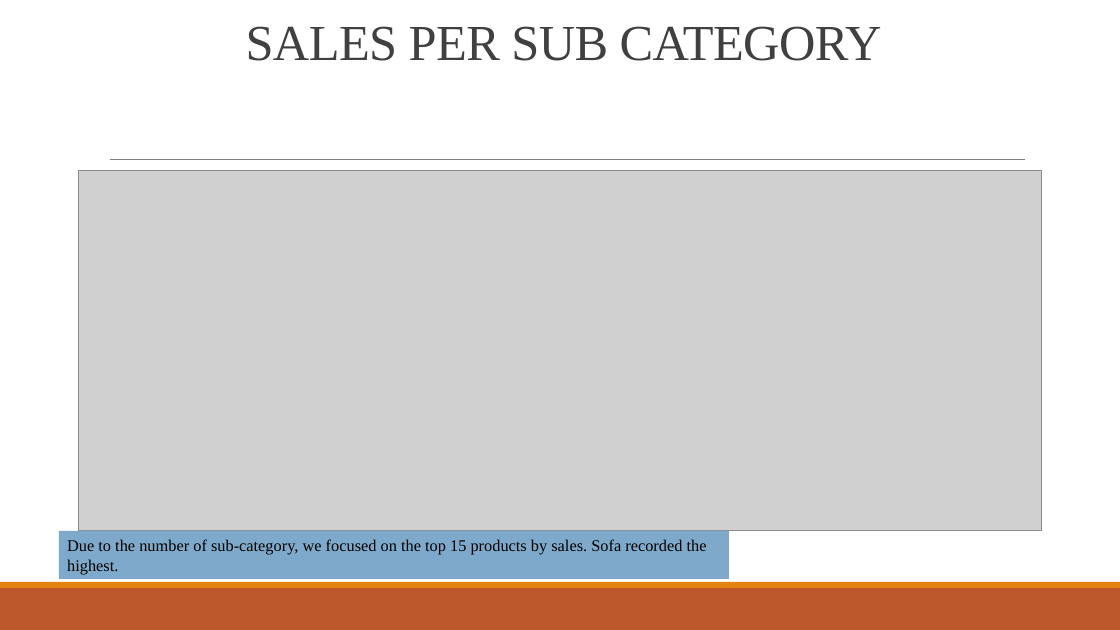
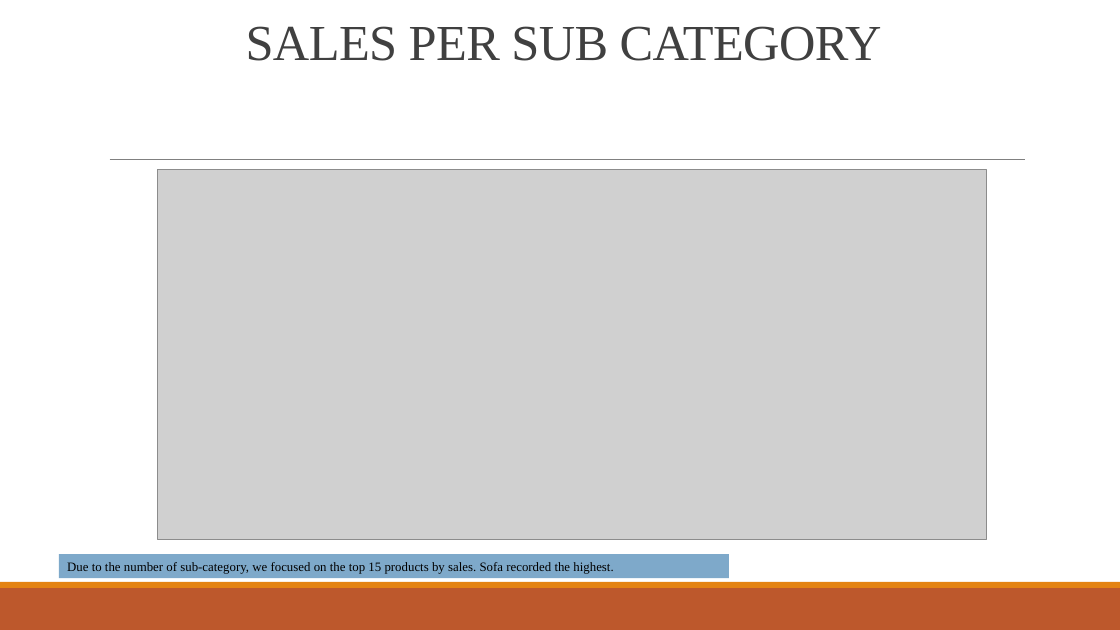
Before and after one commit to raphaelayerteyfloku1-bot/retail-sales-data-analysis, a slide deck: slide 9 of presentation.pptx. Drawn at 1120x630 pixels with LibreOffice and Linux fonts; fonts in the diff are those of the drawing; grey boxes stand for pictures. Boxes give left, top, right and bottom in pixels: in the first picture for what was removed or moved away, otherwise in the second. Text is boxed around its words. In the diff, an @@ line names an element or a change of style, - is before the commit and + after.

```diff
--- a/presentation.pptx
+++ b/presentation.pptx
@@ picture: place and size @@
-picture at bbox=[79, 171, 1042, 531]
+picture at bbox=[157, 170, 986, 539]
@@ rectangle "Due to the number of ...": place and size @@
-rectangle "Due to the number of ..." at bbox=[59, 531, 729, 579]
+rectangle "Due to the number of ..." at bbox=[59, 555, 729, 579]
@@ rectangle "Due to the number of ..." at bbox=[59, 555, 729, 579]: size 14 to 11 pt @@
```
Also in this commit, not shown: 6 other slides changed.
